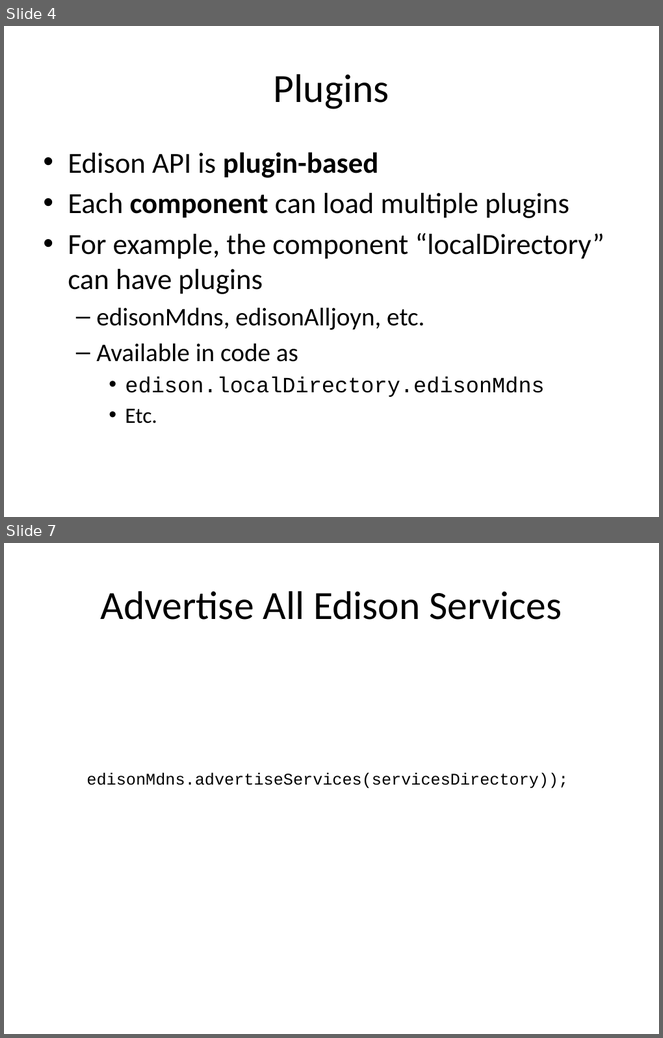
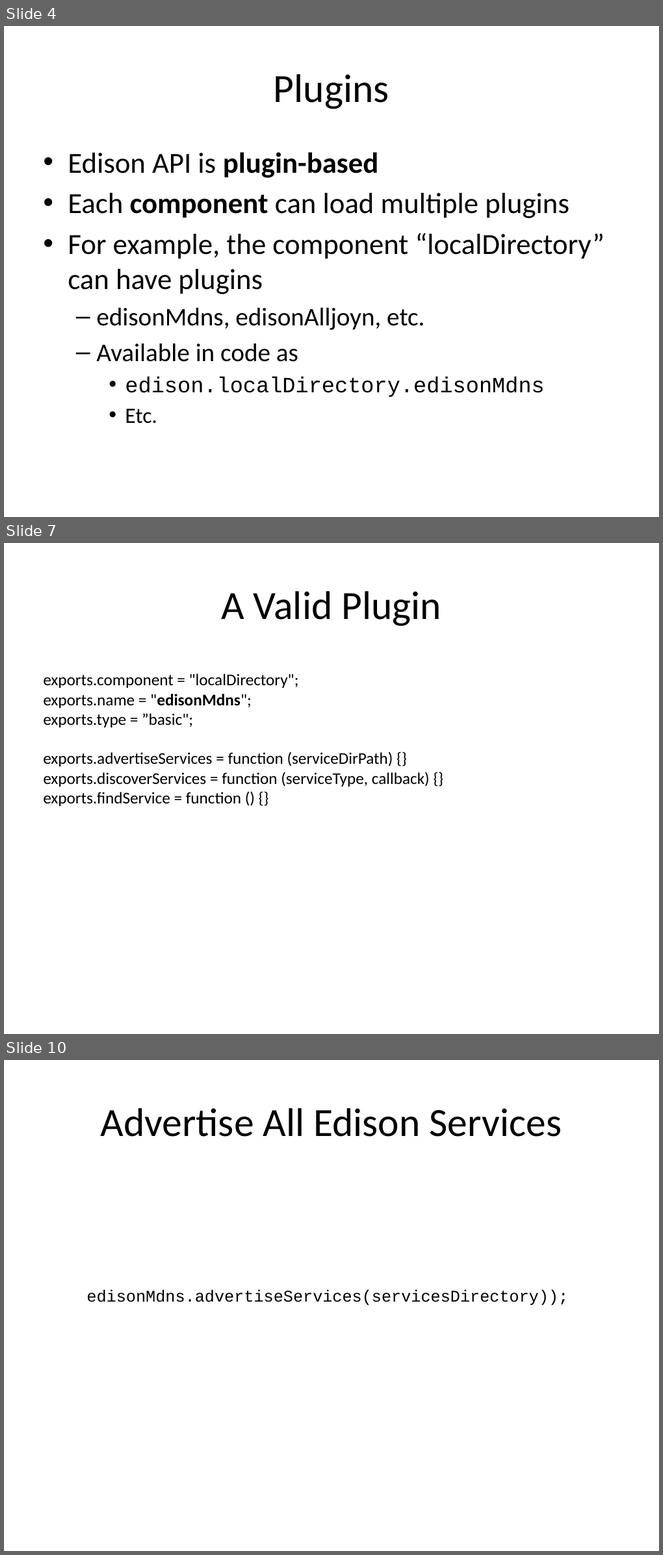
Before and after one commit to intel-iot-devkit/iotkit-comm-c, a slide deck: docs/tutorials/overview.pptx. Shown one above the other, each under a label of ours: slides 4 and 7 before the commit, slides 4, 7 and 10 after it; the slides between them are not shown. The pictures are 663x1038 and 663x1555 pixels, drawn with LibreOffice and Linux fonts; fonts in the diff are those of the drawing. Boxes give left, top, right and bottom in pixels: in the first picture for what was removed or moved away, otherwise in the second. Text is boxed around its words. In the diff, an @@ line names an element or a change of style, - is before the commit and + after.

```diff
--- a/docs/tutorials/overview.pptx
+++ b/docs/tutorials/overview.pptx
@@ slide 7 added at bbox=[4, 543, 659, 1034], background #FFFFFF @@
@@ title added at bbox=[221, 591, 441, 626], 44 pt, text #000000 @@
+A Valid Plugin
@@ text added at bbox=[43, 674, 430, 806], 18 pt, text #000000 @@
+exports.component = "localDirectory";
+exports.name = "edisonMdns";
+exports.type = ”basic";
+exports.advertiseServices = function (serviceDirPath) {}
+exports.discoverServices = function (serviceType, callback) {}
+exports.findService = function () {}
@@ what was slide 7 is now slide 10 @@
```
Also in this commit, not shown: 4 slides changed, 3 other slides added, 1 slide removed, 1 other file.
